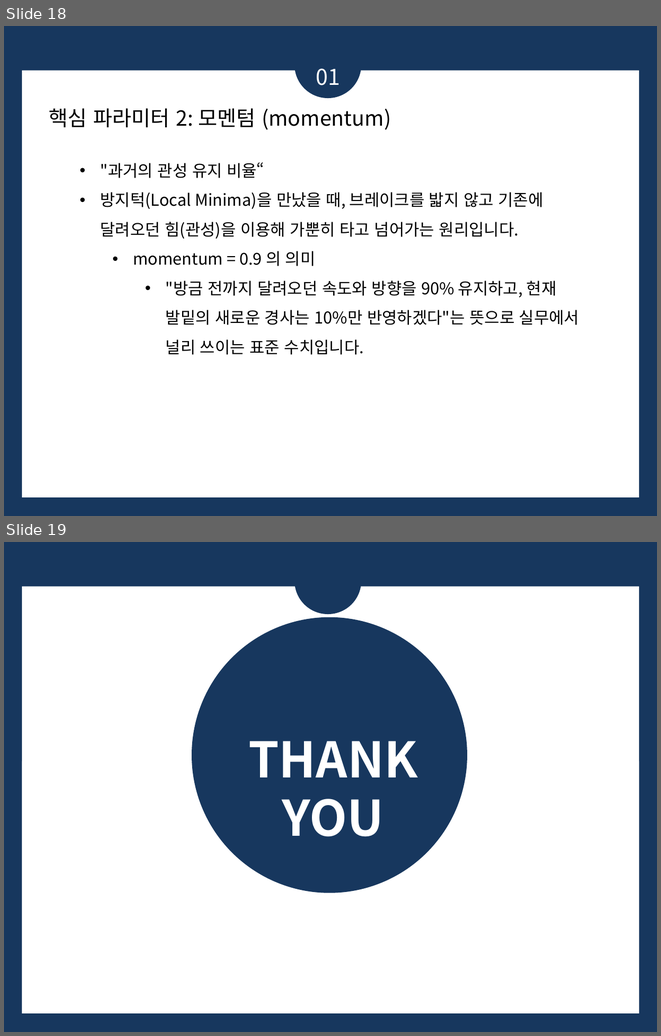
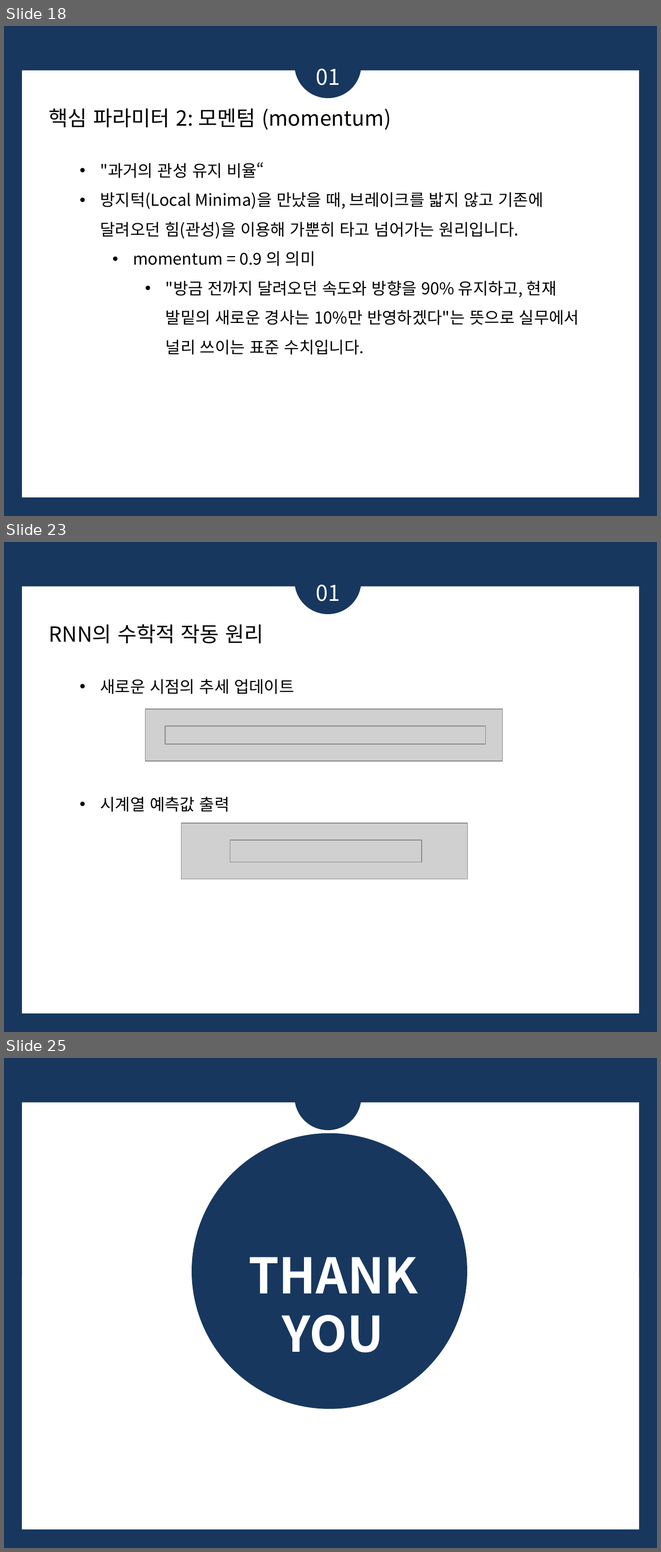
Before and after one commit to bsmoon-86/multicam_2025, a slide deck: PPT/딥러닝.pptx. Shown one above the other, each under a label of ours: slides 18 and 19 before the commit, slides 18, 23 and 25 after it; the slides between them are not shown. The pictures are 661x1036 and 661x1552 pixels, drawn with LibreOffice and Linux fonts; fonts in the diff are those of the drawing; grey boxes stand for pictures. Boxes give left, top, right and bottom in pixels: in the first picture for what was removed or moved away, otherwise in the second. Text is boxed around its words. In the diff, an @@ line names an element or a change of style, - is before the commit and + after.

```diff
--- a/PPT/딥러닝.pptx
+++ b/PPT/딥러닝.pptx
@@ slide 23 added at box(4, 542, 657, 1032), background #17375E; not listed: 1 template element that a slide beside it also shows @@
@@ ellipse added at box(294, 547, 361, 614), fill #17375E @@
@@ text added at box(316, 584, 340, 601), 24 pt, text #FFFFFF @@
+01
@@ text added at box(49, 624, 263, 643), 23 pt, text #000000 @@
+RNN의 수학적 작동 원리
@@ text added at box(100, 679, 294, 812), 18 pt, text #000000 @@
+• 새로운 시점의 추세 업데이트
+• 시계열 예측값 출력
@@ picture added at box(146, 709, 503, 761) @@
@@ picture added at box(165, 726, 486, 744) @@
@@ picture added at box(182, 823, 468, 879) @@
@@ picture added at box(230, 840, 422, 862) @@
@@ what was slide 19 is now slide 25 @@
```
Also in this commit, not shown: 5 other slides added.
